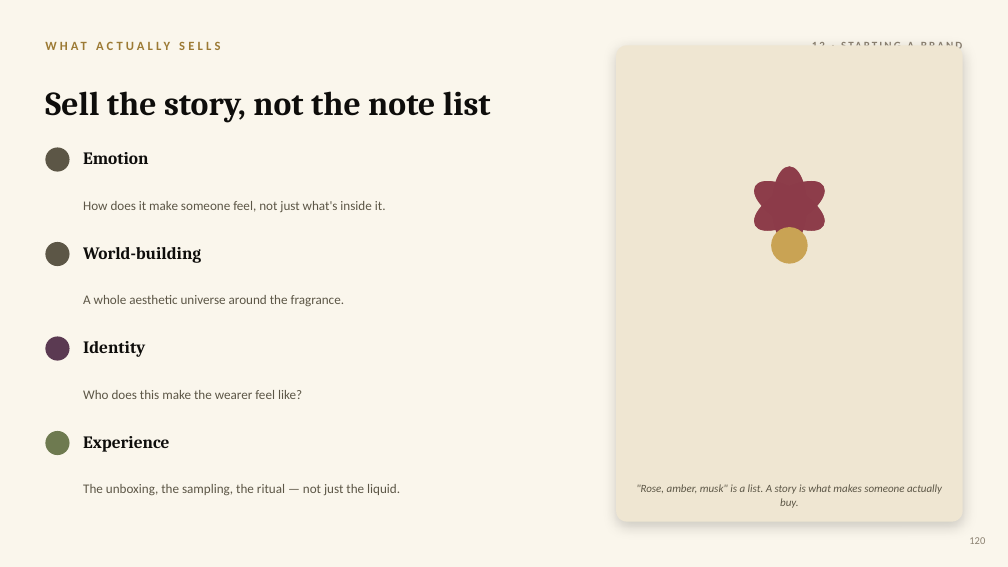
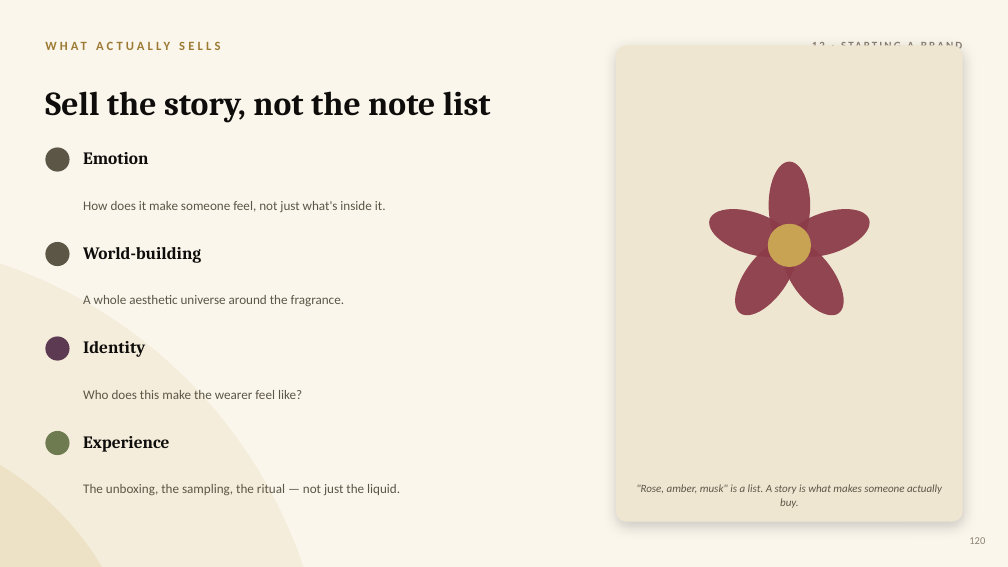
Before and after one commit to yevfumes/yev, a slide deck: slide 135 of course/YEVFUMES_Perfumery_Course.pptx. Drawn at 1008x567 pixels with LibreOffice and Linux fonts; fonts in the diff are those of the drawing. Boxes give left, top, right and bottom in pixels: in the first picture for what was removed or moved away, otherwise in the second. Text is boxed around its words. In the diff, an @@ line names an element or a change of style, - is before the commit and + after.

```diff
--- a/course/YEVFUMES_Perfumery_Course.pptx
+++ b/course/YEVFUMES_Perfumery_Course.pptx
@@ ellipse removed at (x1=747, y1=171, x2=832, y2=240) @@
@@ ellipse removed at (x1=747, y1=171, x2=832, y2=240) @@
@@ ellipse resized from (x1=772, y1=166, x2=807, y2=245) to (x1=769, y1=162, x2=811, y2=249) @@
@@ ellipse at (x1=769, y1=162, x2=811, y2=249): fill #8C3B49 at 88% opacity to #8C3B49 at 94% opacity @@
@@ ellipse removed at (x1=772, y1=166, x2=807, y2=245) @@
@@ ellipse at (x1=703, y1=199, x2=799, y2=266): fill #8C3B49 at 88% opacity to #8C3B49 at 94% opacity; rotation 120 to 288 degrees @@
@@ ellipse at (x1=780, y1=199, x2=875, y2=266): fill #8C3B49 at 88% opacity to #8C3B49 at 94% opacity; rotation 60 to 72 degrees @@
@@ ellipse added at (x1=0, y1=238, x2=329, y2=567), fill #C9A354 at 10% opacity @@
@@ ellipse added at (x1=723, y1=230, x2=808, y2=325), fill #8C3B49 at 94% opacity @@
@@ ellipse resized from (x1=771, y1=227, x2=808, y2=263) to (x1=768, y1=224, x2=811, y2=267) @@
@@ ellipse added at (x1=771, y1=230, x2=856, y2=325), fill #8C3B49 at 94% opacity @@
@@ ellipse added at (x1=0, y1=422, x2=145, y2=567), fill #C9A354 at 16% opacity @@
```
Also in this commit, not shown: 134 other slides changed.
